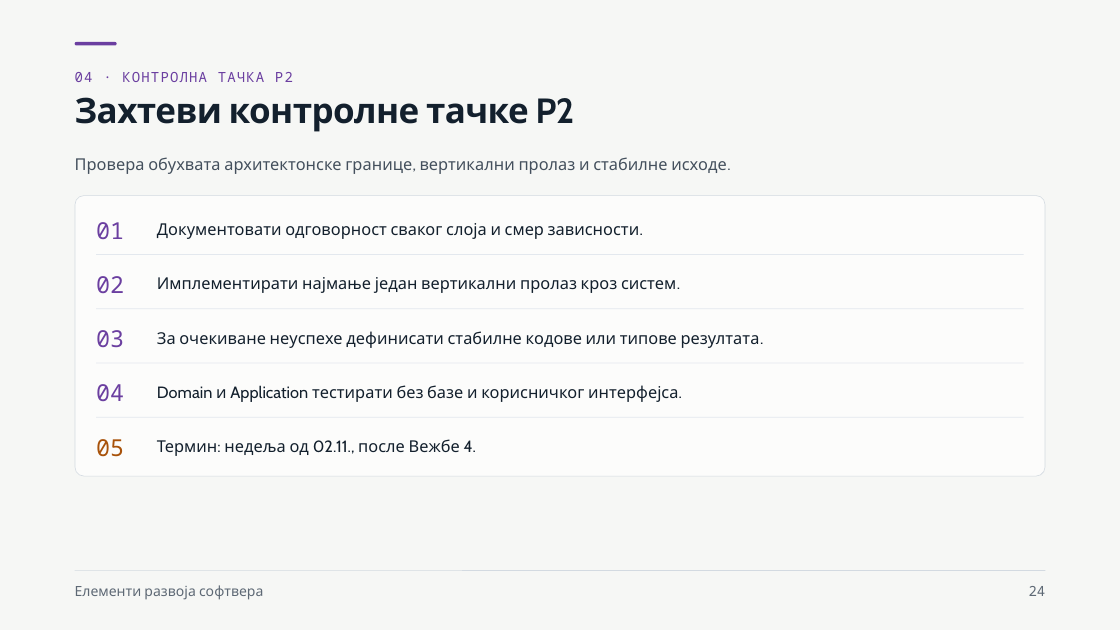
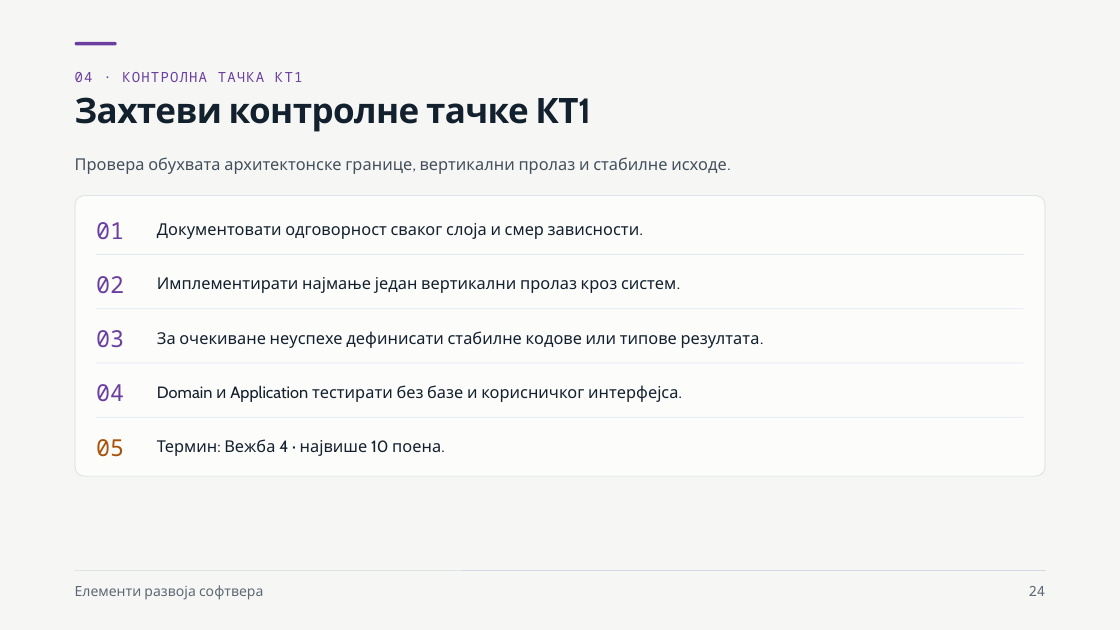
Before and after one commit to owlCoder/ftn-nastavni-materijali, a slide deck: slide 24 of 01 Elementi Razvoja Softvera/02 Prezentacije/PPTX/03 Пословна логика и слој случајева употребе.pptx. Drawn at 1120x630 pixels with LibreOffice and Linux fonts; fonts in the diff are those of the drawing. Boxes give left, top, right and bottom in pixels: in the first picture for what was removed or moved away, otherwise in the second. Text is boxed around its words. In the diff, an @@ line names an element or a change of style, - is before the commit and + after.

```diff
--- a/01 Elementi Razvoja Softvera/02 Prezentacije/PPTX/03 Пословна логика и слој случајева употребе.pptx
+++ b/01 Elementi Razvoja Softvera/02 Prezentacije/PPTX/03 Пословна логика и слој случајева употребе.pptx
@@ text at [75, 72, 302, 82]: text changed @@
-04 · КОНТРОЛНА ТАЧКА P2
+04 · КОНТРОЛНА ТАЧКА КТ1
@@ title at [75, 97, 529, 132]: text changed @@
-Захтеви контролне тачке P2
+Захтеви контролне тачке КТ1
@@ text at [157, 439, 441, 456]: text changed @@
-Термин: недеља од 02.11., после Вежбе 4.
+Термин: Вежба 4 · највише 10 поена.
```
Also in this commit, not shown: 5 other slides changed, 21 other files.
